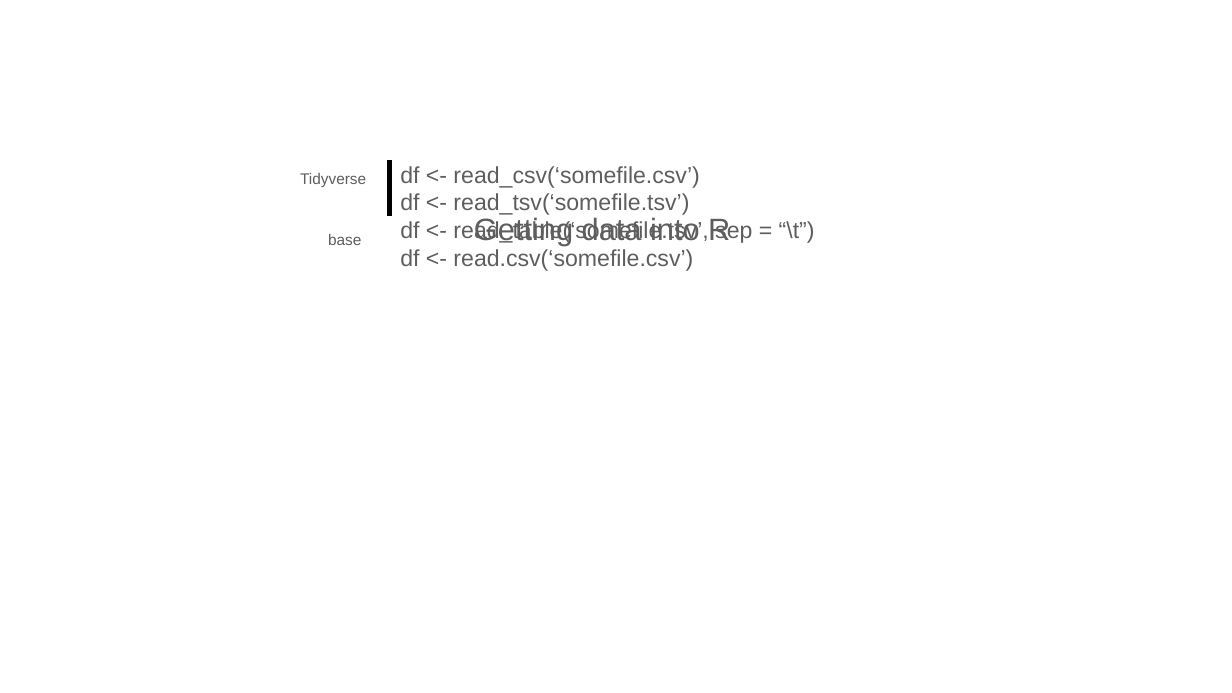
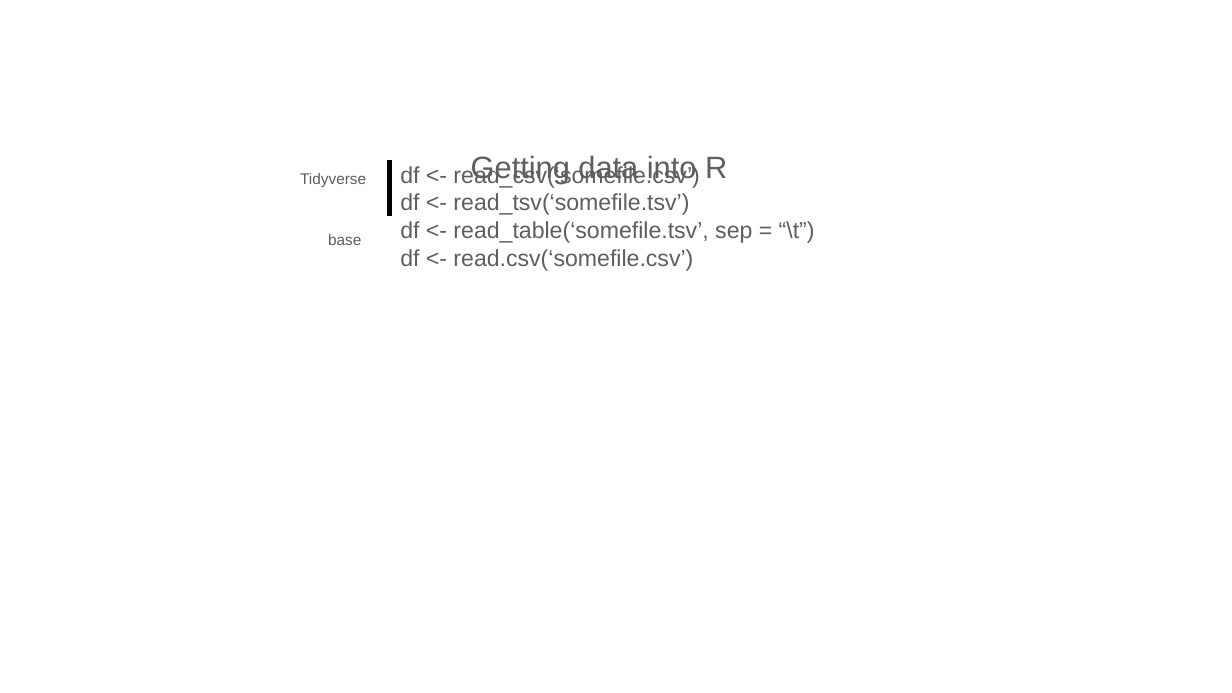
Before and after one commit to jraab/GNET749_RNAseq, a slide deck: slide 18 of lectures/2023_GNET749_Lecture1.pptx. Drawn at 1232x693 pixels with LibreOffice and Linux fonts; fonts in the diff are those of the drawing. Boxes give left, top, right and bottom in pixels: in the first picture for what was removed or moved away, otherwise in the second. Text is boxed around its words. In the diff, an @@ line names an element or a change of style, - is before the commit and + after.

```diff
--- a/lectures/2023_GNET749_Lecture1.pptx
+++ b/lectures/2023_GNET749_Lecture1.pptx
@@ text "Getting data into R": place and size @@
-text "Getting data into R" at (474,217,730,246)
+text "Getting data into R" at (471,155,727,184)
```
Also in this commit, not shown: 2 other slides changed, 1 other file.
